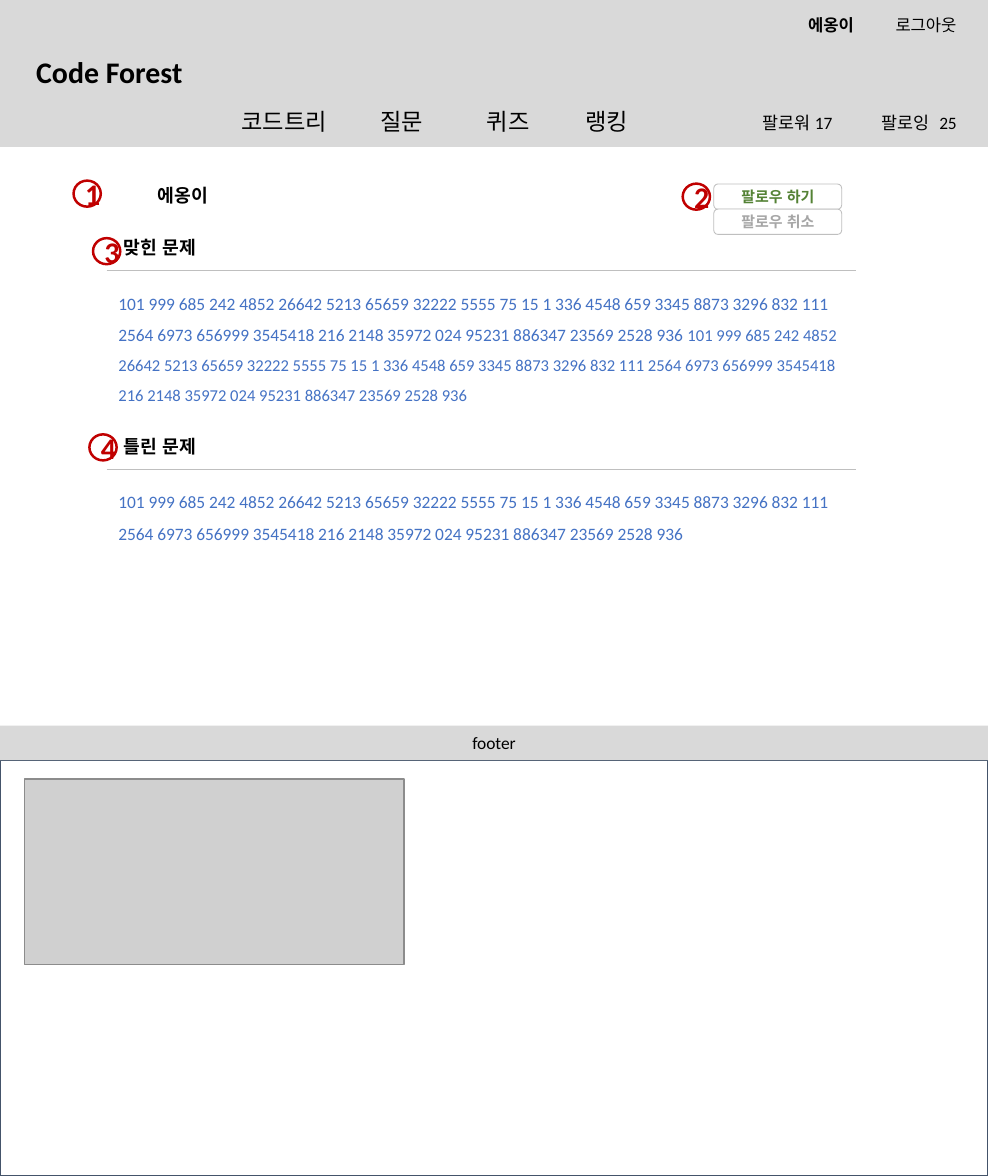
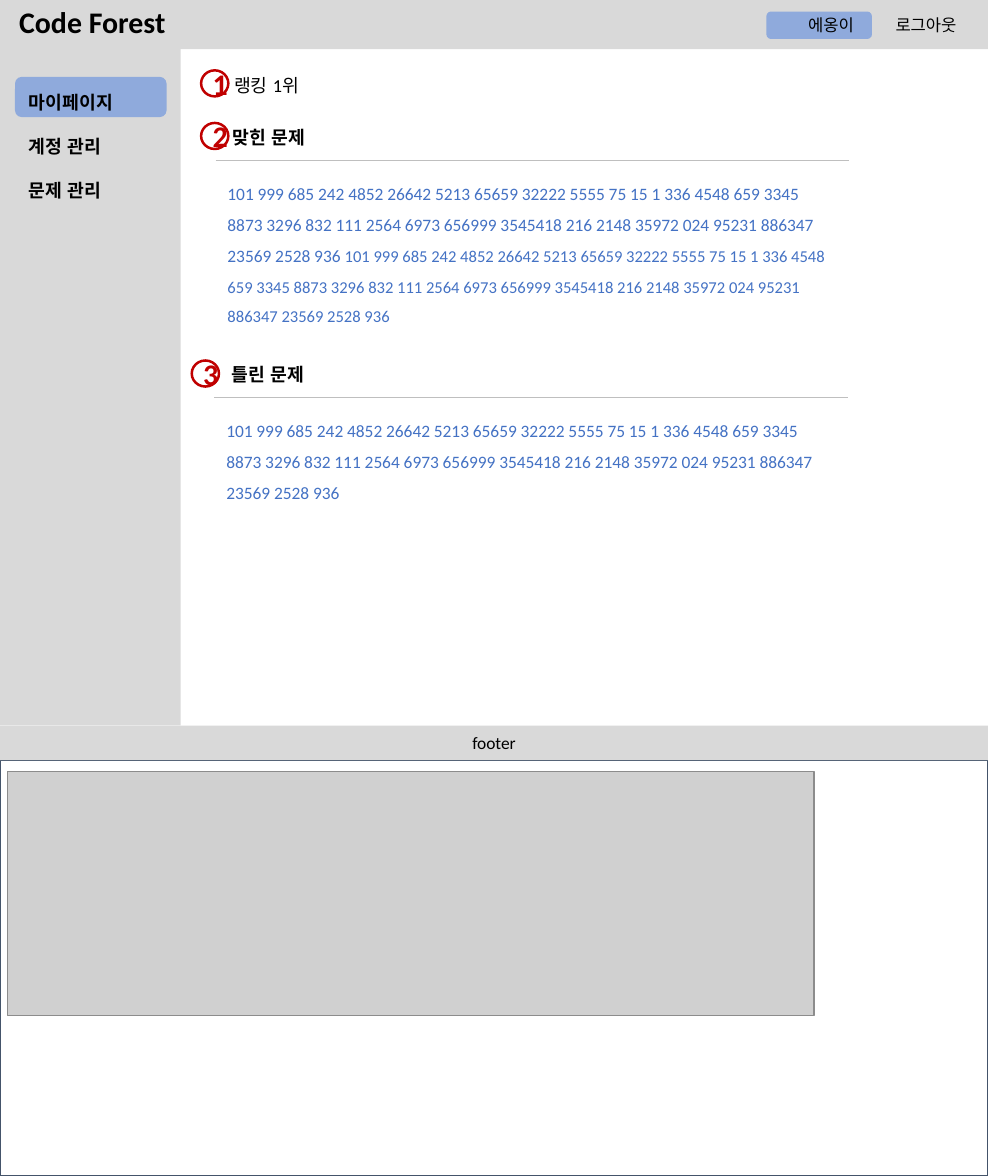
Before and after one commit to btcdd/document, a slide deck: slide 18 of 스토리보드.pptx (slide 26 before the commit). Drawn at 988x1176 pixels with LibreOffice and Linux fonts; fonts in the diff are those of the drawing; grey boxes stand for pictures; background and template pictures are left out. Boxes give left, top, right and bottom in pixels: in the first picture for what was removed or moved away, otherwise in the second. Text is boxed around its words. In the diff, an @@ line names an element or a change of style, - is before the commit and + after.

```diff
--- a/스토리보드.pptx
+++ b/스토리보드.pptx
@@ rectangle: place and size @@
-rectangle at [0,0,988,147]
+rectangle at [0,0,988,49]
@@ text "Code Forest": place and size @@
-text "Code Forest" at [36,62,183,84]
+text "Code Forest" at [19,12,166,34]
@@ rounded rectangle added at [766,12,871,39], fill #8FAADC @@
@@ text "에옹이 로그아웃" at [808,17,957,33]: bold off in "에옹이" @@
@@ rectangle added at [0,48,181,726], fill #D9D9D9 @@
@@ rounded rectangle added at [16,76,167,117], fill #8FAADC @@
@@ ellipse "1": place and size @@
-ellipse "1" at [74,180,102,207]
+ellipse "1" at [201,70,228,97]
@@ text added at [234,77,299,94], 11 pt, text #000000 @@
+랭킹 1위
@@ text added at [29,93,113,199], 11 pt, text #000000, bold @@
+마이페이지
+계정 관리
+문제 관리
@@ text removed at [241,110,629,132] @@
-코드트리 질문 퀴즈 랭킹
@@ text removed at [762,114,957,131] @@
-팔로워 17 팔로잉 25
@@ ellipse "2": place and size @@
-ellipse "2" at [682,184,710,210]
+ellipse "2" at [201,123,228,149]
@@ text "맞힌 문제": place and size @@
-text "맞힌 문제" at [124,238,197,256]
+text "맞힌 문제" at [233,128,306,146]
@@ text "101 999 685 242 4852 ..." rewrapped from [118,298,837,401] to [227,188,825,322] @@
@@ line moved from (106, 271) - (857, 271) to (216, 160) - (848, 160) @@
@@ text removed at [158,186,208,204] @@
-에옹이
@@ rounded rectangle removed at [713,184,841,209] @@
-팔로우 하기
@@ rounded rectangle removed at [713,209,841,234] @@
-팔로우 취소
@@ text "틀린 문제": place and size @@
-text "틀린 문제" at [124,437,197,455]
+text "틀린 문제" at [232,365,304,383]
@@ ellipse "3": place and size @@
-ellipse "3" at [93,238,121,264]
+ellipse "3" at [191,361,219,387]
@@ text "101 999 685 242 4852 ..." rewrapped from [118,496,828,540] to [226,425,813,499] @@
@@ line moved from (106, 470) - (857, 470) to (214, 398) - (847, 398) @@
@@ ellipse removed at [90,435,117,461] @@
-4
@@ picture added at [7,772,814,1015] @@
@@ picture removed at [24,779,404,964] @@
```
Also in this commit, not shown: 12 other slides changed, 6 slides added, 22 slides removed.
